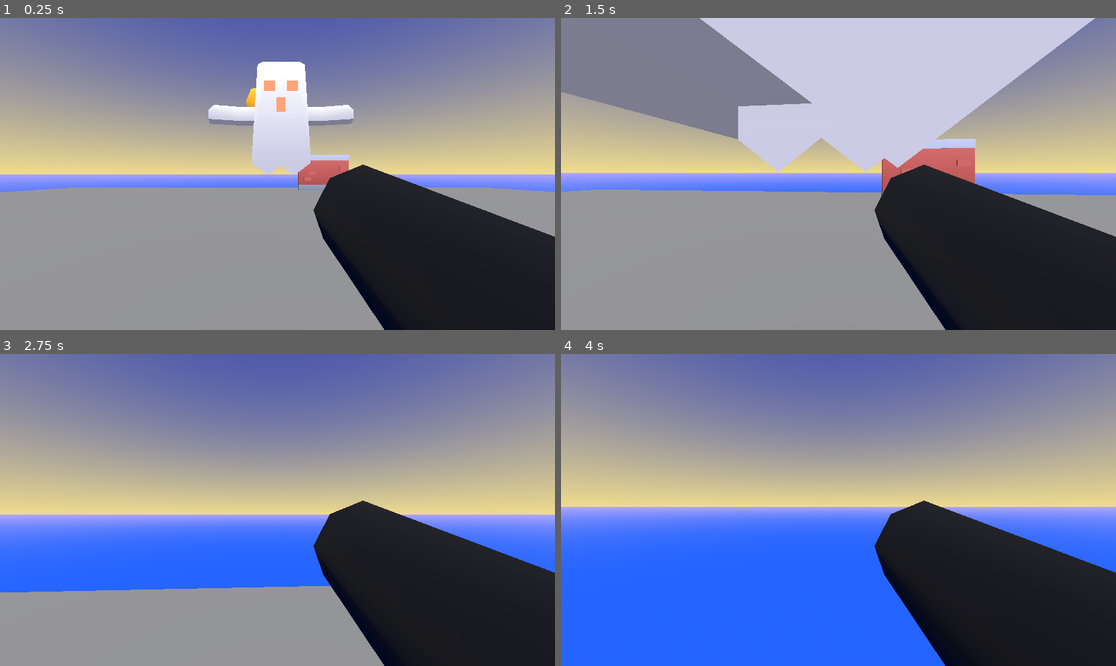
Above: before the commit, frames 1-4 (two rows, left to right).
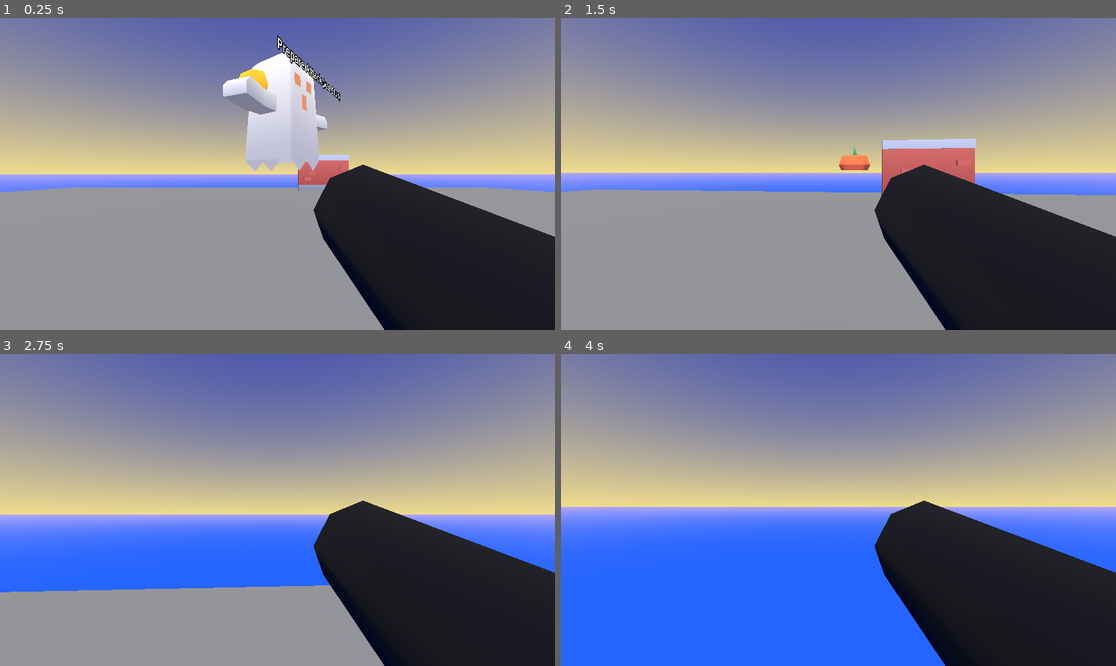
Above: after the commit, the same moments.

Repository: florianvazelle/BossRush
Game: Godot game, scene res://scenes/main.tscn
Same seed, same stepped clock (60 frames per second), same inputs: the game is played once before the commit and once after it.
Inputs (mouse positions are in pixels of both pictures, inside the frame that each line leads up to):
- Up to frame 1 (0.25 s): no input
- Up to frame 2 (1.5 s): tap Enter at 0.5 s; move the mouse to (866, 174) at 0.52 s; press the mouse at (866, 174) at 0.53 s; hold W (pm_moveforward) from 0.53 s (still down); tap Space (jump) at 0.77 s; move the mouse to (810, 174) at 1.27 s; release the mouse at (810, 174) at 1.28 s; tap Shift (sprint) at 1.35 s
- Up to frame 3 (2.75 s): keep holding W (pm_moveforward); tap Space (jump) at 1.52 s; move the mouse to (288, 503) at 2.02 s; tap R at 2.1 s
- Up to frame 4 (4 s): keep holding W (pm_moveforward); move the mouse to (832, 516) at 2.77 s; tap T at 2.85 s; tap Space (jump) at 3.02, 3.5, 3.77 s; move the mouse to (877, 513) at 3.52 s; press the mouse at (877, 513) at 3.53 s

The runs differ from the first frame. In frame 1, 3.8% of the frame differs, in the area x 37-64%, y 5-51%; in frame 2, 23%, in the area x 0-97%, y 0-50%; in frame 3, less than 0.1%; in frame 4, less than 0.1%.

Commit message:
improve pattern system

Diff:
--- a/scenes/ammo.tscn
+++ b/scenes/ammo.tscn
@@ -3,8 +3,8 @@
 [ext_resource type="PackedScene" uid="uid://bs3miq6gm30sx" path="res://assets/models/graveyard/pumpkin.fbx" id="1_5hle0"]
 [ext_resource type="Script" path="res://scripts/ammo.gd" id="1_fwuug"]
 
-[sub_resource type="SphereShape3D" id="SphereShape3D_k2uww"]
-radius = 0.153779
+[sub_resource type="BoxShape3D" id="BoxShape3D_vxbgl"]
+size = Vector3(0.8, 1.75, 1.5)
 
 [node name="Ammo" type="RigidBody3D"]
 transform = Transform3D(1, 0, 0, 0, 1, 0, -3.72529e-09, 0, 1, 0, 0, 0)
@@ -18,7 +18,7 @@
 transform = Transform3D(5, 0, 0, 0, 5, 0, 0, 0, 5, 0, 0, 0)
 
 [node name="CollisionShape3D" type="CollisionShape3D" parent="."]
-transform = Transform3D(1, 0, 0, 0, 1, 0, 0, 0, 1, 0, 0.0741145, 0)
-shape = SubResource("SphereShape3D_k2uww")
+transform = Transform3D(-4.37114e-08, -1, 0, 1, -4.37114e-08, 0, 0, 0, 1, 0, 0.4, 0)
+shape = SubResource("BoxShape3D_vxbgl")
 
 [connection signal="body_entered" from="." to="." method="_on_body_entered"]
--- a/scenes/boss/ghost.tscn
+++ b/scenes/boss/ghost.tscn
@@ -39,3 +39,7 @@
 
 [node name="LifeComponent" type="Node" parent="GhostBody"]
 script = ExtResource("5_mjca1")
+
+[node name="DebugStateLabel" type="Label3D" parent="GhostBody"]
+transform = Transform3D(1, 0, 0, 0, 1, 0, 0, 0, 1, 1.14127, 6.73543, 1.63976)
+pixel_size = 0.02
--- a/scenes/pattern/forward_attack.tscn
+++ b/scenes/pattern/forward_attack.tscn
@@ -4,11 +4,12 @@
 
 [node name="ForwardAttack" type="Node3D" node_paths=PackedStringArray("start", "end")]
 script = ExtResource("1_20x6m")
+pattern_name = "Charge"
 start = NodePath("Start")
 end = NodePath("End")
 
 [node name="Start" type="Marker3D" parent="."]
-transform = Transform3D(1, 0, 0, 0, 1, 0, 0, 0, 1, 0, 0, -8)
+transform = Transform3D(1, 0, 0, 0, 1, 0, 0, 0, 1, 0, 0, -20)
 
 [node name="End" type="Marker3D" parent="."]
-transform = Transform3D(1, 0, 0, 0, 1, 0, 0, 0, 1, 0, 0, 8)
+transform = Transform3D(1, 0, 0, 0, 1, 0, 0, 0, 1, 0, 0, 20)
--- a/scenes/pattern/stun_attack.tscn
+++ b/scenes/pattern/stun_attack.tscn
@@ -4,10 +4,11 @@
 
 [node name="StunAttack" type="Node3D" node_paths=PackedStringArray("start", "end")]
 script = ExtResource("1_7wmxe")
+pattern_name = "Stun"
 start = NodePath("Start")
 end = NodePath("End")
 
 [node name="Start" type="Marker3D" parent="."]
-transform = Transform3D(1, 0, 0, 0, 1, 0, 0, 0, 1, 0, 2.5, 0)
+transform = Transform3D(1, 0, 0, 0, 1, 0, 0, 0, 1, 0, 10, 0)
 
 [node name="End" type="Marker3D" parent="."]
--- /dev/null
+++ b/scenes/pattern/stun_attack_variation.tscn
@@ -0,0 +1,14 @@
+[gd_scene load_steps=2 format=3 uid="uid://ci5g6hvmxqhrd"]
+
+[ext_resource type="Script" path="res://scripts/pattern.gd" id="1_m2c1a"]
+
+[node name="StunAttack" type="Node3D" node_paths=PackedStringArray("start", "end")]
+script = ExtResource("1_m2c1a")
+pattern_name = "var. Stun"
+start = NodePath("Start")
+end = NodePath("End")
+
+[node name="Start" type="Marker3D" parent="."]
+transform = Transform3D(1, 0, 0, 0, 1, 0, 0, 0, 1, 10, 10, 0)
+
+[node name="End" type="Marker3D" parent="."]
--- a/scripts/boss/boss.gd
+++ b/scripts/boss/boss.gd
@@ -2,7 +2,9 @@
 extends RigidBody3D
 
 var Patterns: Array[Pattern] = [
+	# Charge (maybe made AoE?)
 	preload("res://scenes/pattern/stun_attack.tscn").instantiate(),
+	preload("res://scenes/pattern/stun_attack_variation.tscn").instantiate(),
 	preload("res://scenes/pattern/forward_attack.tscn").instantiate(),
 ]
 
@@ -13,12 +15,13 @@
 var current_pattern: Pattern
 var pattern_cooldown: float = 0
 var state: State
-var current_target: Vector3
+var pattern_transform: Transform3D
 
 @onready var weakpoint: Weakpoint = $Weakpoint
 @onready var blink_component = $BlinkComponent
 @onready var life_component = $LifeComponent
-@onready var player = get_tree().get_nodes_in_group(&"player")[0]
+@onready var player: Node3D = get_tree().get_nodes_in_group(&"player")[0]
+@onready var debug_state_label: Label3D = $DebugStateLabel
 
 
 func _ready():
@@ -34,7 +37,7 @@
 	set_state(State.NOOP)
 	pattern_cooldown = 4.0
 
-	apply_central_impulse((global_position - current_target).normalized() * 20)
+	apply_central_impulse((global_position - player.global_position).normalized() * 20)
 
 	# TODO: play hit sfx
 	print("hit")
@@ -46,13 +49,29 @@
 		state = State.ATTACK
 		pattern_cooldown = 0
 		linear_velocity = Vector3.ZERO
-		current_target = player.global_position
+
+		# Update the matrix to apply to the pattern
+		var current_target := player.global_position
+		current_target.y = 0
+		pattern_transform.origin = current_target
+
+		# Made the boss looking to the player
+		var dest := current_pattern.end_pos(pattern_transform)
+		look_at(Vector3(dest.x, global_position.y, dest.z), Vector3.UP, true)
 
 	elif new_state == State.SETUP_PATTERN:
 		state = State.SETUP_PATTERN
 		current_pattern = Patterns[randi() % Patterns.size()]
-		current_target = player.global_position
+
+		# Compute the "world matrix" to apply to the pattern
+		# This is usefull to always focus the player and made some variation with the rotation
+		var current_target := player.global_position
 		current_target.y = 0
+		pattern_transform = Transform3D(Basis(Vector3.UP, randf_range(0, TAU)), current_target)
+
+		# Made the boss looking to the player
+		var dest := current_pattern.start_pos(pattern_transform)
+		look_at(Vector3(dest.x, global_position.y, dest.z), Vector3.UP, true)
 
 	# set new state to NOOP
 	elif new_state == State.NOOP:
@@ -66,19 +85,27 @@
 	if not enabled:
 		return
 
+	if debug_state_label != null:
+		if state == State.ATTACK:
+			debug_state_label.set_text("Attack (%s)" % current_pattern.pattern_name)
+		elif state == State.SETUP_PATTERN:
+			debug_state_label.set_text("Prepare Attack (%s)" % current_pattern.pattern_name)
+		else:
+			debug_state_label.set_text("NOOP")
+
 	if state == State.NOOP:
 		if pattern_cooldown > 0.0:
 			set_state(State.SETUP_PATTERN)
 
 	elif state == State.SETUP_PATTERN:
-		if global_position.distance_to(current_pattern.start_pos(current_target)) < 2.5:
+		if global_position.distance_to(current_pattern.start_pos(pattern_transform)) < 2.5:
 			set_state(State.ATTACK)
 
-		apply_central_impulse((current_pattern.start_pos(current_target) - global_position).normalized() * delta * 10)
+		apply_central_impulse((current_pattern.start_pos(pattern_transform) - global_position).normalized() * delta * 10)
 
 	elif state == State.ATTACK:
 		# apply the pattern
-		apply_central_impulse(current_pattern.attack_direction(current_target).normalized() * delta * 10)
+		apply_central_impulse(current_pattern.attack_direction(pattern_transform).normalized() * delta * 10)
 
 		if pattern_cooldown > 2.5:
 			set_state(State.NOOP)
--- a/scripts/pattern.gd
+++ b/scripts/pattern.gd
@@ -2,17 +2,18 @@
 extends Node3D
 
 
+@export var pattern_name: String
 @export var start: Marker3D
 @export var end: Marker3D
 
 
-func attack_direction(player_pos: Vector3) -> Vector3:
-	return end_pos(player_pos) - start_pos(player_pos)
+func attack_direction(world: Transform3D) -> Vector3:
+	return end_pos(world) - start_pos(world)
 
 
-func start_pos(player_pos: Vector3):
-	return player_pos + start.position * 2
+func start_pos(world: Transform3D) -> Vector3:
+	return world * start.position
 
 
-func end_pos(player_pos: Vector3):
-	return player_pos + end.position * 2
+func end_pos(world: Transform3D) -> Vector3:
+	return world * end.position
